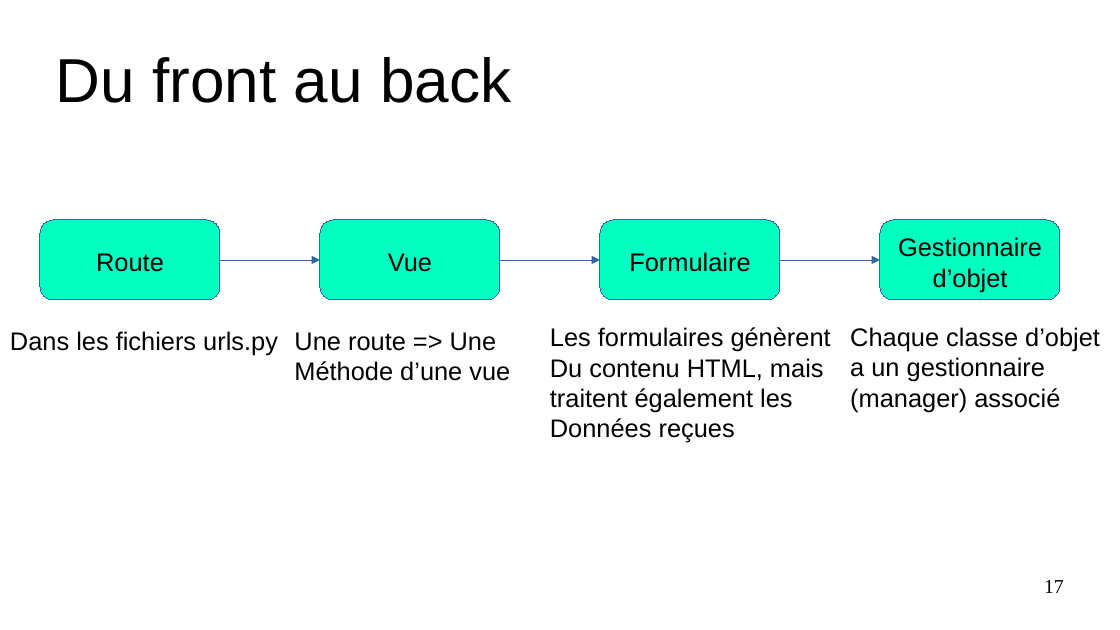
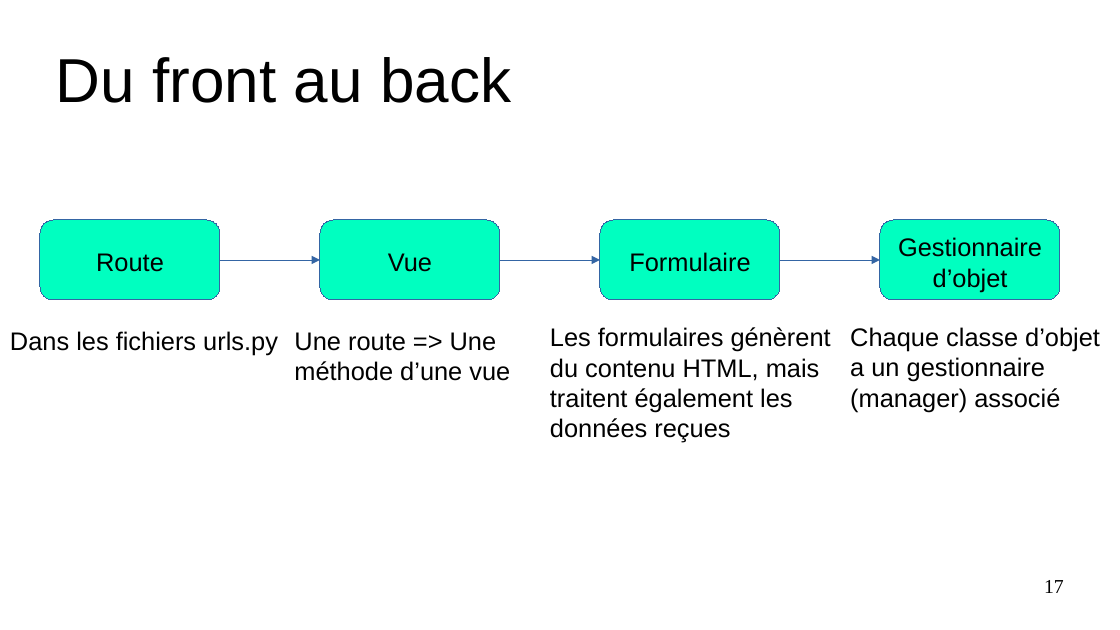
Before and after one commit to Myrrhe/aston-project-3, a slide deck: slide 17 of soutenance/res/rel/powerpoint_20230318.odp. Drawn at 1120x630 pixels with LibreOffice and Linux fonts; fonts in the diff are those of the drawing. Boxes give left, top, right and bottom in pixels: in the first picture for what was removed or moved away, otherwise in the second. Text is boxed around its words. In the diff, an @@ line names an element or a change of style, - is before the commit and + after.

```diff
--- a/soutenance/res/rel/powerpoint_20230318.odp
+++ b/soutenance/res/rel/powerpoint_20230318.odp
@@ text at (x1=550, y1=358, x2=820, y2=381): text changed @@
-Du contenu HTML, mais
+du contenu HTML, mais
@@ text at (x1=294, y1=361, x2=510, y2=381): text changed @@
-Méthode d’une vue
+méthode d’une vue
@@ text at (x1=550, y1=418, x2=730, y2=443): text changed @@
-Données reçues
+données reçues
```
Also in this commit, not shown: 3 other slides changed, 15 other files.
